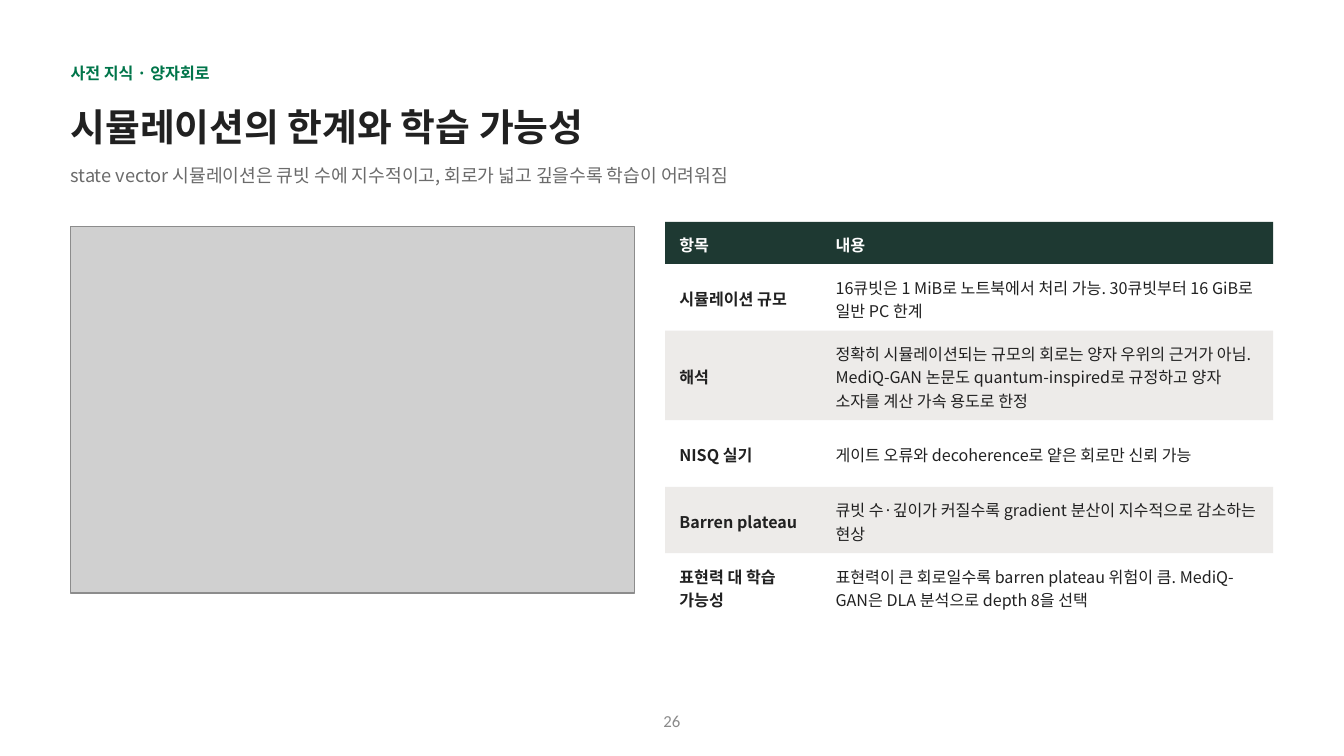
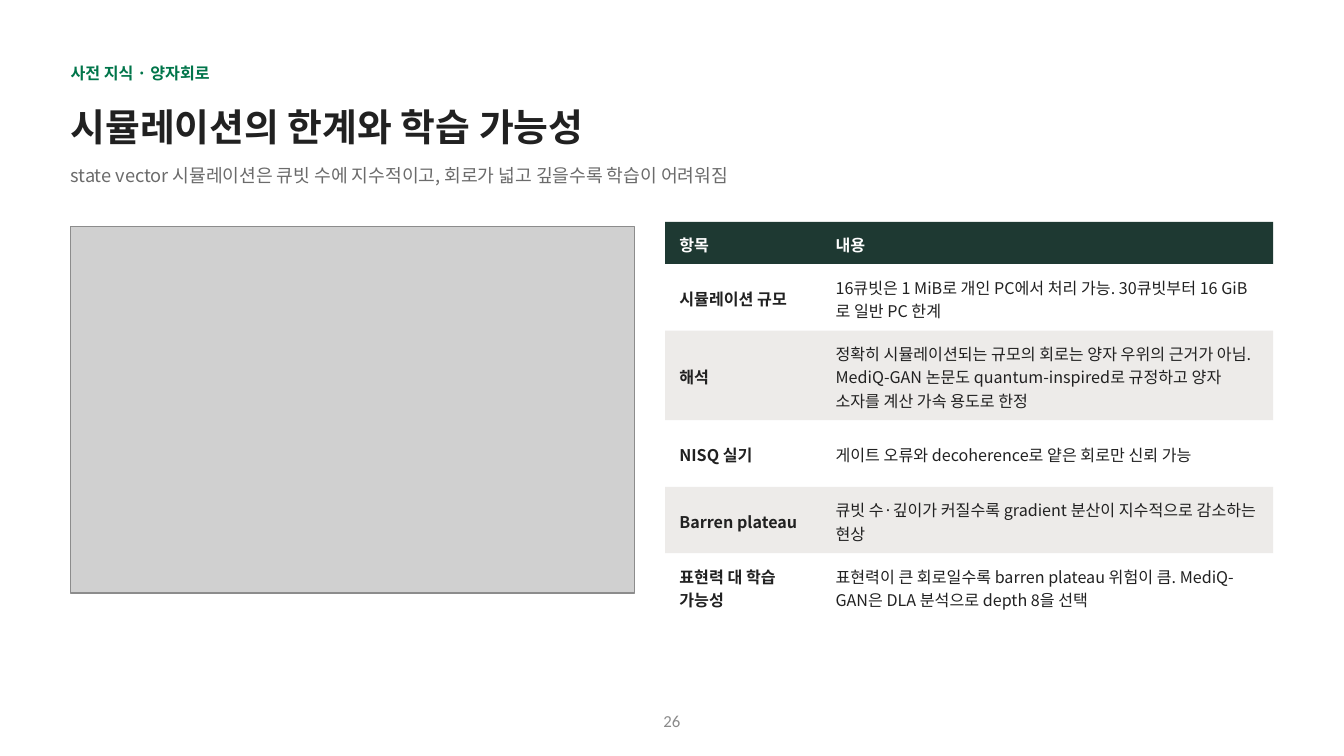
Before and after one commit to hyunhp/skin_disease_qml, a slide deck: slide 26 of practice/day1_slides/day1_theory_slides.pptx. Drawn at 1344x756 pixels with LibreOffice and Linux fonts; fonts in the diff are those of the drawing; grey boxes stand for pictures. Boxes give left, top, right and bottom in pixels: in the first picture for what was removed or moved away, otherwise in the second. Text is boxed around its words. In the diff, an @@ line names an element or a change of style, - is before the commit and + after.

```diff
--- a/practice/day1_slides/day1_theory_slides.pptx
+++ b/practice/day1_slides/day1_theory_slides.pptx
@@ text at [836, 280, 1218, 319]: text changed @@
-16큐빗은 1 MiB로 노트북에서 처리 가능. 30큐빗부터 16 GiB로 일반 PC 한계
+16큐빗은 1 MiB로 개인 PC에서 처리 가능. 30큐빗부터 16 GiB로 일반 PC 한계
```
Also in this commit, not shown: 10 other slides changed, 1 slide removed, 10 other files.
